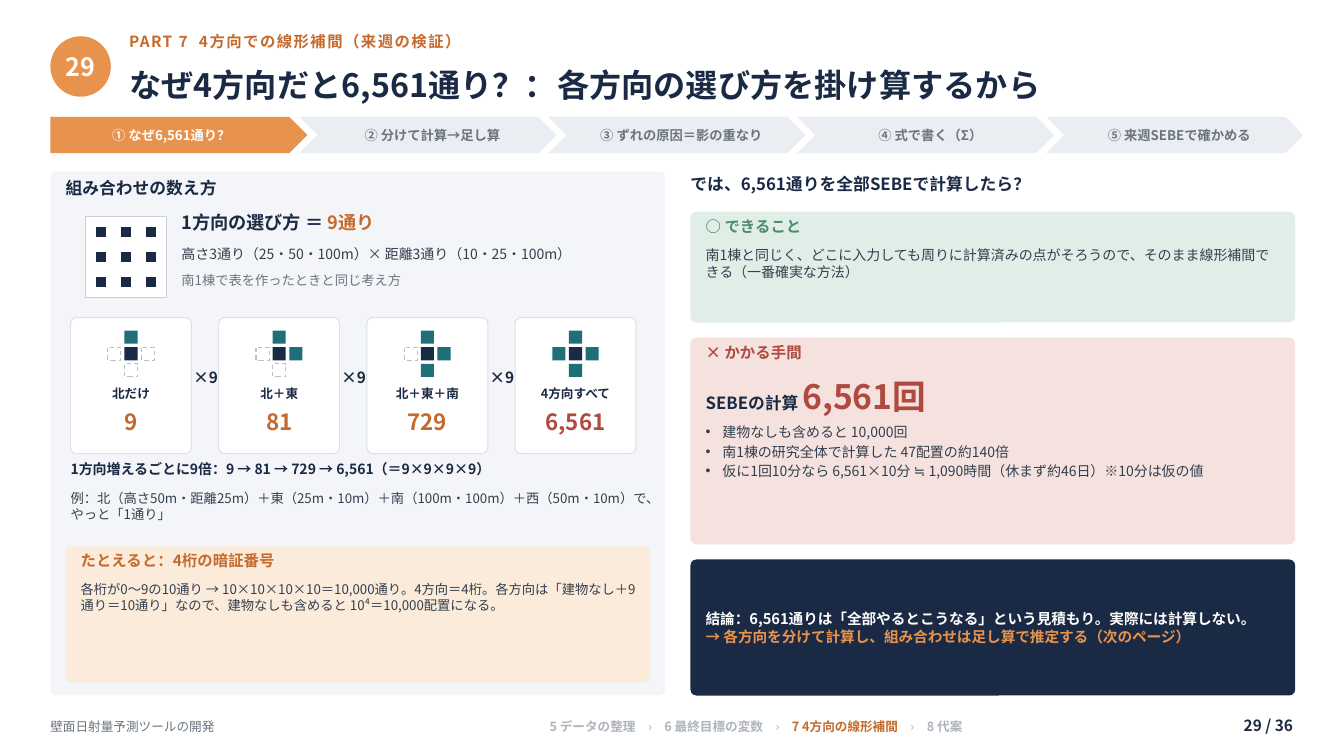
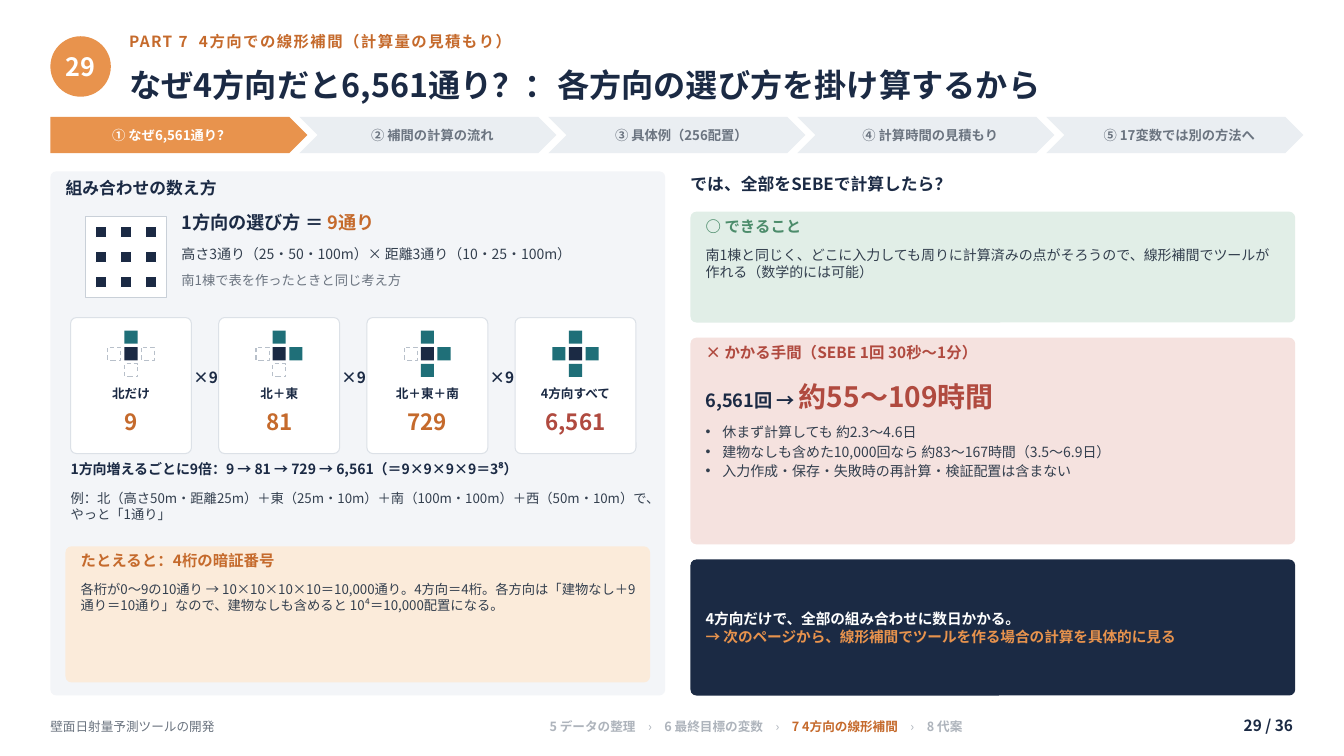
Before and after one commit to koyoy1016-gif/koyo1016, a slide deck: slide 29 of slides/壁面日射量予測ツールの開発_補足付き.pptx. Drawn at 1344x756 pixels with LibreOffice and Linux fonts; fonts in the diff are those of the drawing. Boxes give left, top, right and bottom in pixels: in the first picture for what was removed or moved away, otherwise in the second. Text is boxed around its words. In the diff, an @@ line names an element or a change of style, - is before the commit and + after.

```diff
--- a/slides/壁面日射量予測ツールの開発_補足付き.pptx
+++ b/slides/壁面日射量予測ツールの開発_補足付き.pptx
@@ text at box(129, 34, 511, 49): text changed @@
-PART 7 4方向での線形補間（来週の検証）
+PART 7 4方向での線形補間（計算量の見積もり）
@@ text at box(371, 129, 493, 141): text changed @@
-② 分けて計算→足し算
+② 補間の計算の流れ
@@ text at box(615, 129, 747, 141): text changed @@
-③ ずれの原因＝影の重なり
+③ 具体例（256配置）
@@ text at box(862, 129, 998, 141): text changed @@
-④ 式で書く（Σ）
+④ 計算時間の見積もり
@@ text at box(1104, 129, 1255, 141): text changed @@
-⑤ 来週SEBEで確かめる
+⑤ 17変数では別の方法へ
@@ text at box(690, 175, 951, 192): text changed @@
-では、6,561通りを全部SEBEで計算したら？
+では、全部をSEBEで計算したら？
@@ text at box(706, 248, 1270, 278): text changed @@
-南1棟と同じく、どこに入力しても周りに計算済みの点がそろうので、そのまま線形補間できる（一番確実な方法）
+南1棟と同じく、どこに入力しても周りに計算済みの点がそろうので、線形補間でツールが作れる（数学的には可能）
@@ text at box(725, 345, 977, 360): text changed @@
-× かかる手間
+× かかる手間（SEBE 1回 30秒〜1分）
@@ text at box(706, 383, 994, 411): text changed; size 12 to 20 pt; text colour #1B2A44 to #B04A3F @@
-SEBEの計算 6,561回
+6,561回 → 約55〜109時間
@@ text at box(722, 425, 1110, 477): text changed @@
-• 建物なしも含めると 10,000回
-• 南1棟の研究全体で計算した 47配置の約140倍
-• 仮に1回10分なら 6,561×10分 ≒ 1,090時間（休まず約46日）※10分は仮の値
+• 休まず計算しても 約2.3〜4.6日
+• 建物なしも含めた10,000回なら 約83〜167時間（3.5〜6.9日）
+• 入力作成・保存・失敗時の再計算・検証配置は含まない
@@ text at box(71, 462, 517, 477): text changed @@
-1方向増えるごとに9倍：9 → 81 → 729 → 6,561（＝9×9×9×9）
+1方向増えるごとに9倍：9 → 81 → 729 → 6,561（＝9×9×9×9＝3⁸）
@@ text at box(706, 611, 1175, 644): text changed; text colour #FFFFFF to #E8934D @@
-結論：6,561通りは「全部やるとこうなる」という見積もり。実際には計算しない。
-→ 各方向を分けて計算し、組み合わせは足し算で推定する（次のページ）
+4方向だけで、全部の組み合わせに数日かかる。
+→ 次のページから、線形補間でツールを作る場合の計算を具体的に見る
```
Also in this commit, not shown: 7 other slides changed, 2 slides added, 2 slides removed, 4 other files.
